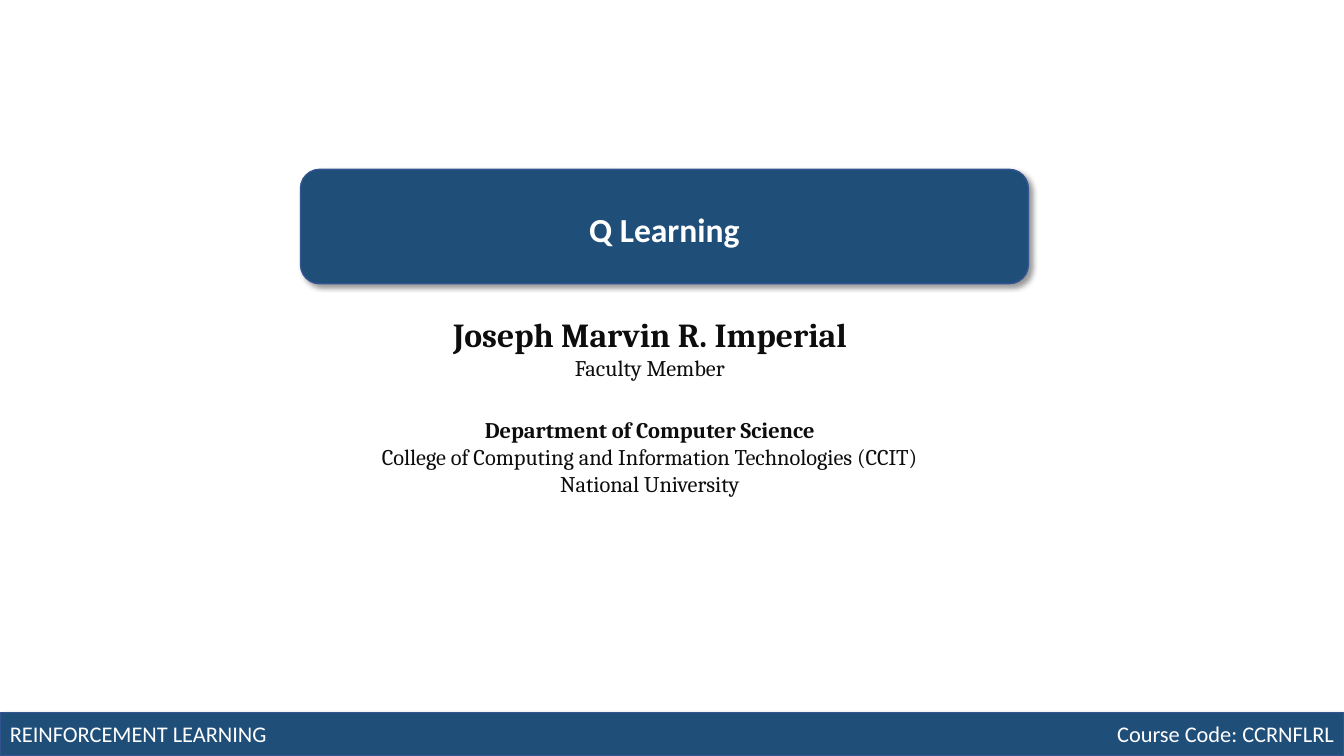
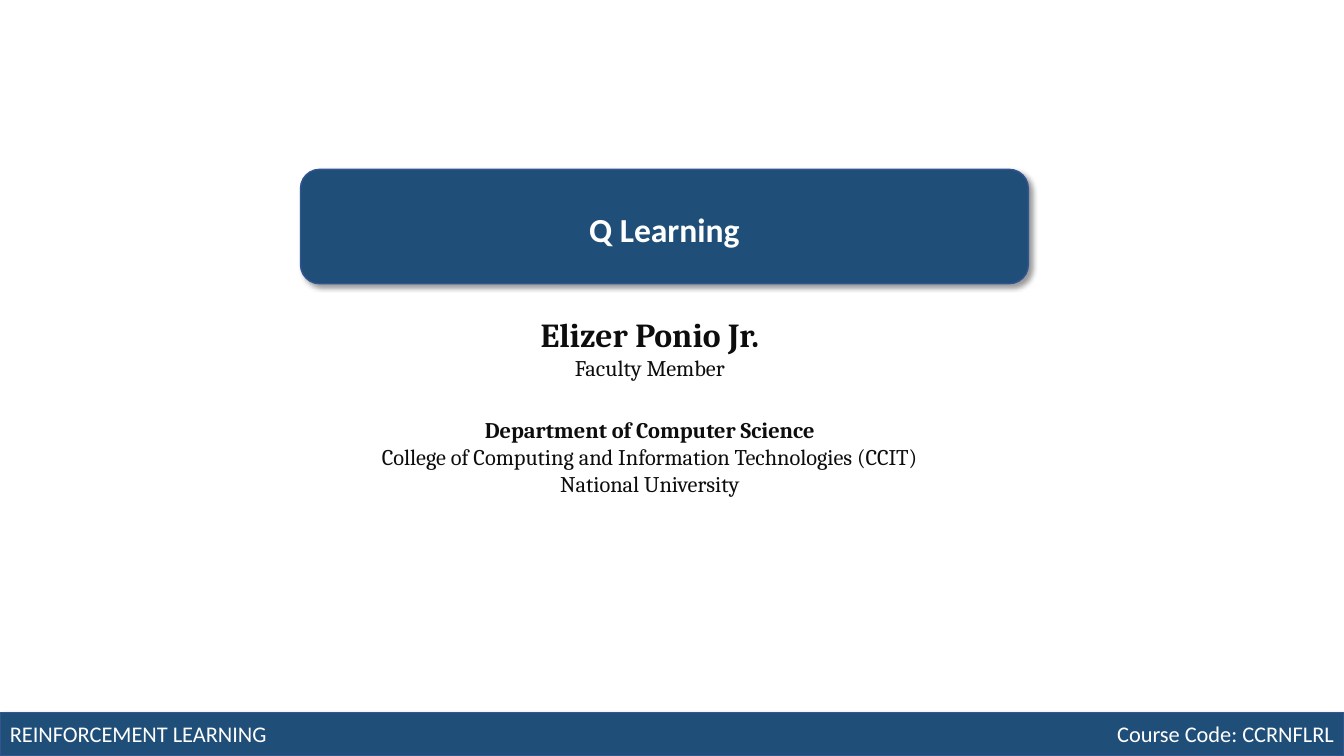
Before and after one commit to robitussin/CCRNFLRL, a slide deck: slide 1 of week_9-10/Module 7 - Q Learning.pptx (slide 18 before the commit). Drawn at 1344x756 pixels with LibreOffice and Linux fonts; fonts in the diff are those of the drawing. Boxes give left, top, right and bottom in pixels: in the first picture for what was removed or moved away, otherwise in the second. Text is boxed around its words. In the diff, an @@ line names an element or a change of style, - is before the commit and + after.

```diff
--- a/week_9-10/Module 7 - Q Learning.pptx
+++ b/week_9-10/Module 7 - Q Learning.pptx
@@ text at <box>541,323,759,354</box>: text changed @@
-Joseph Marvin R. Imperial
+Elizer Ponio Jr.
```
Also in this commit, not shown: 17 slides removed, 2 other files.
